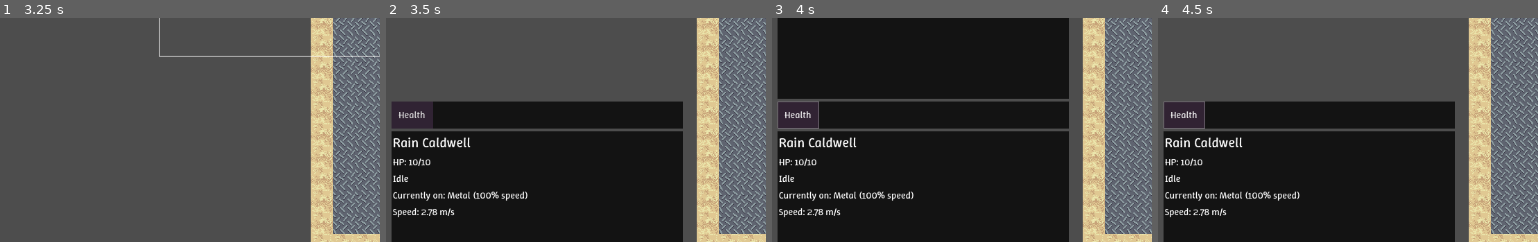
Above: before the commit, frames 1-4 (left to right).
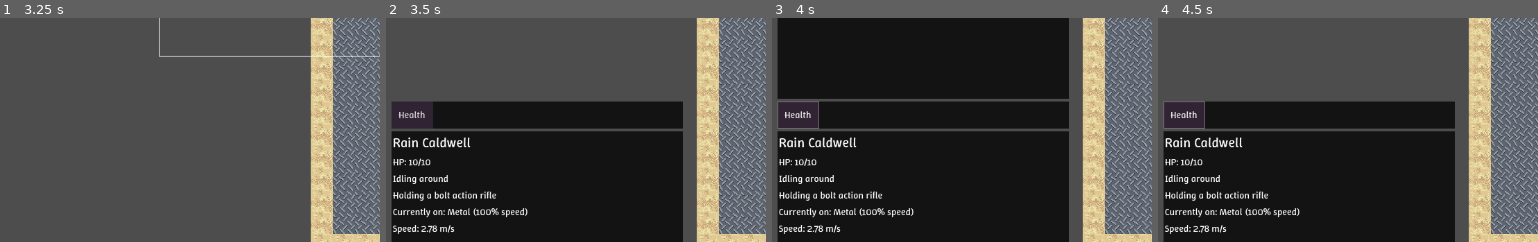
Above: after the commit, the same moments.

Repository: Just-a-Unity-Dev/achei
Game: Godot game, scene res://game.tscn
Two runs of this game, one before a commit and one after it. Both use one fixed random seed, a clock stepped at 60 frames per second and the inputs below. The engine's default icon, where the game draws it, is replaced by a stand-in: a white triangle on a blue panel in a dark square.
Inputs (mouse positions are % of the whole screen's width and height, from its top left):
- Up to frame 1 (3.25 s): tap Enter at 0.5, 2.75 s; move the mouse to (47, 70) at 0.52 s; click (47, 70) at 0.67 s; tap Space at 1.25 s; drag from (84, 65) to (47, 70) at 1.27 s; move the mouse to (21, 35) at 2.02 s; click (21, 35) at 2.17 s; drag from (58, 50) to (21, 35) at 2.77 s
- Up to frame 2 (3.5 s): no input
- Up to frame 3 (4 s): click "Health" at 3.5 s
- Up to frame 4 (4.5 s): click "Health" at 4.25 s
The pictures show only the part of the screen within x 0-50%, y 41-91%; the shares and areas given below are measured in that part.

Frame 1 is identical in both runs. In frame 2, 2.0% of the frame differs, in the area x 1-38%, y 70-97%; in frame 3, 2.0%; in frame 4, 2.0%.
Error before the commit: Parse Error: Could not find type "GunData" in the current scope. (res://scripts/orders/ranged_attack.gd:6)

Commit message:
proper ranged combat

Diff:
--- a/character.tscn
+++ b/character.tscn
@@ -1,9 +1,10 @@
-[gd_scene load_steps=9 format=3 uid="uid://dmw7wf3p3biai"]
+[gd_scene load_steps=10 format=3 uid="uid://dmw7wf3p3biai"]
 
 [ext_resource type="Texture2D" uid="uid://dqhvce2p1wsm3" path="res://icon.svg" id="1_glpr6"]
 [ext_resource type="Script" uid="uid://d27y6e5oq1cdg" path="res://scripts/character.gd" id="1_wfnr8"]
 [ext_resource type="Script" uid="uid://daipew5657usq" path="res://scripts/selectable.gd" id="2_pjt0s"]
 [ext_resource type="Script" uid="uid://dcncxjibw6sg5" path="res://scripts/health_stats.gd" id="2_px5sl"]
+[ext_resource type="Resource" uid="uid://ia666tgat1hs" path="res://resources/bolt-action-rifle.tres" id="2_yxww1"]
 [ext_resource type="Shader" uid="uid://d1eh2k82dlrtu" path="res://outline.gdshader" id="3_wa5vi"]
 [ext_resource type="Script" uid="uid://bg10dp8klqjy3" path="res://scripts/skillstats.gd" id="6_0qfo5"]
 
@@ -26,6 +27,7 @@
 script = ExtResource("1_wfnr8")
 health = NodePath("HealthStatsComponent")
 skills = NodePath("SkillStatsComponent")
+current_weapon = ExtResource("2_yxww1")
 
 [node name="Sprite2D" type="Sprite2D" parent="."]
 texture = ExtResource("1_glpr6")
--- /dev/null
+++ b/resources/bolt-action-rifle.tres
@@ -0,0 +1,13 @@
+[gd_resource type="Resource" script_class="GunData" load_steps=2 format=3 uid="uid://ia666tgat1hs"]
+
+[ext_resource type="Script" uid="uid://ba1r3g08i6j7a" path="res://scripts/resources/gun_data.gd" id="1_bkg0d"]
+
+[resource]
+script = ExtResource("1_bkg0d")
+gun_name = "bolt action rifle"
+damage_min = 3
+damage_max = 5
+base_cooldown = 1.5
+base_reload = 1.5
+shots_fired = 1
+metadata/_custom_type_script = "uid://ba1r3g08i6j7a"
--- a/scripts/character.gd
+++ b/scripts/character.gd
@@ -5,6 +5,8 @@
 @export var health: HealthStatsComponent
 @export var skills: SkillStatsComponent
 @export var tilemap: TileMapLayer
+
+@export var current_weapon: GunData
 
 @onready var selectable = $Selectable
 
@@ -96,12 +98,13 @@
 			order_string += " (and %d more...)" % [list_of_orders.size() - 1]
 		values.append(order_string)
 	else:
-		values.append("Idle")
+		values.append("Idling around")
+
+	if current_weapon != null: values.append("Holding a %s" % current_weapon.gun_name)
 
 	var coords = tilemap.local_to_map(position)
 	var tile = tilemap.get_cell_tile_data(coords)
 	values.append("Currently on: %s (%d%% speed)" % [tile.get_custom_data("tile_name"), tile.get_custom_data("movement_penalty") * 100])
-
 	values.append("Speed: %.2f m/s" % [(cache_speed / 32) * get_physics_process_delta_time()])
 
 	for i in range(values.size()):
--- /dev/null
+++ b/scripts/resources/gun_data.gd
@@ -0,0 +1,9 @@
+extends Resource
+class_name GunData
+
+@export var gun_name: String = "template weapon"
+@export var damage_min: int = 0
+@export var damage_max: int = 0
+@export var base_cooldown: float = 0
+@export var base_reload: float = 0
+@export var shots_fired: int = 0
Not shown, added: scripts/resources/gun_data.gd.uid
